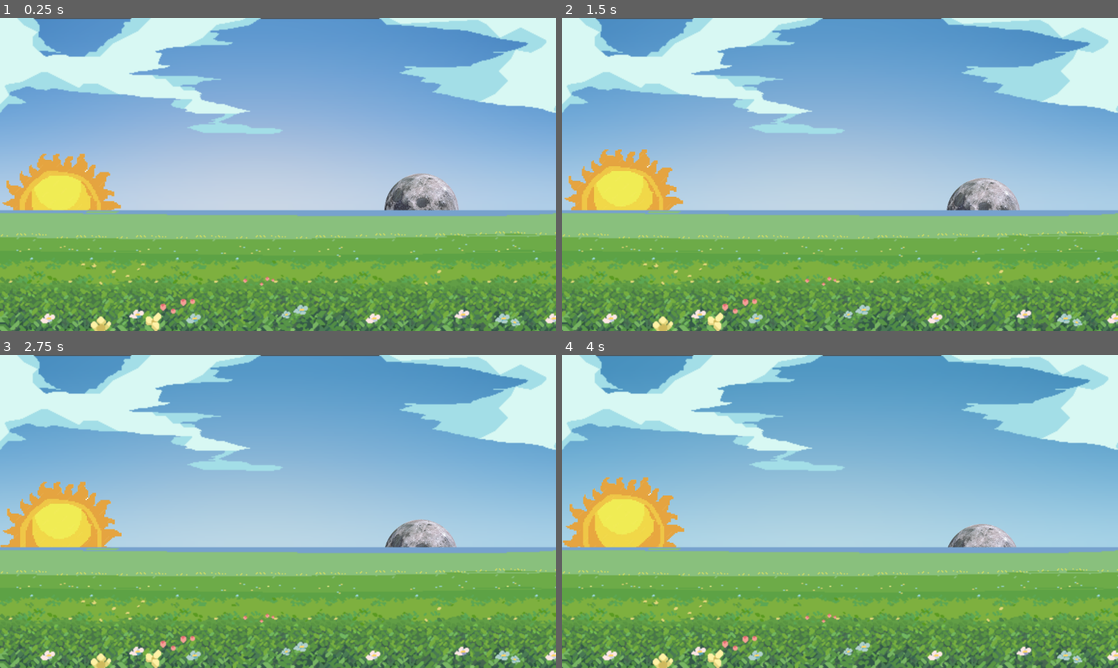
Above: before the commit, frames 1-4 (two rows, left to right).
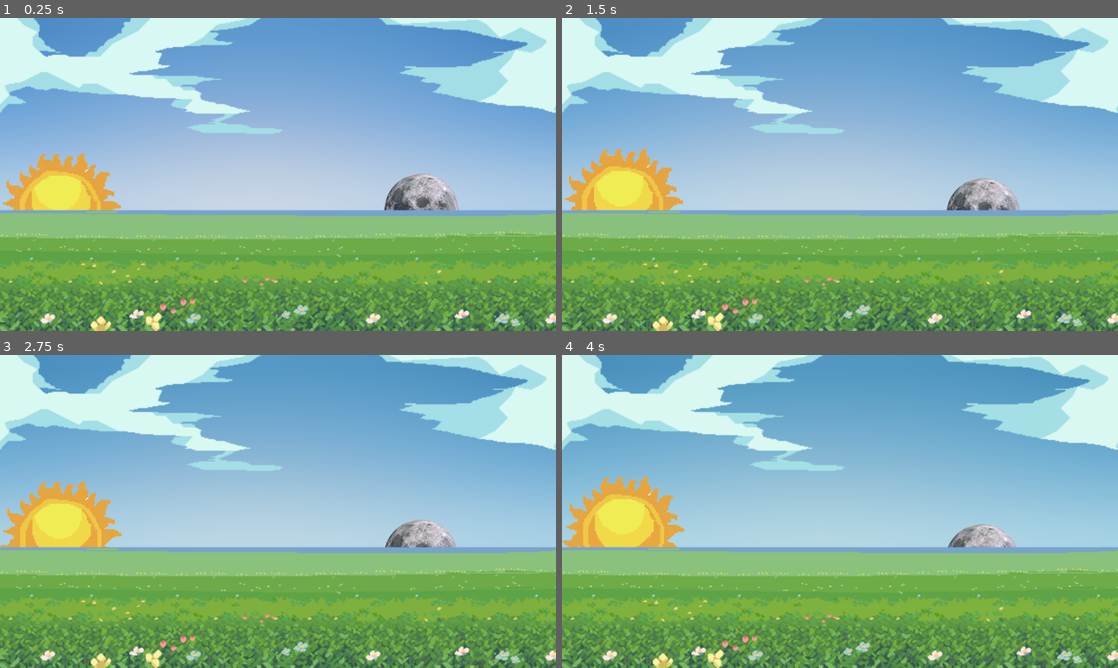
Above: after the commit, the same moments.

Repository: Wavesonics/BabyGame
Game: Godot game, scene res://main.tscn
Two runs of this game, one before a commit and one after it. Both use one fixed random seed, a clock stepped at 60 frames per second and the inputs below.
Inputs:
- Up to frame 1 (0.25 s): no input
- Up to frame 2 (1.5 s): no input
- Up to frame 3 (2.75 s): no input
- Up to frame 4 (4 s): no input

The runs differ from the first frame. In frame 1, 0.2% of the frame differs, in the area x 6-69%, y 0-1%; in frame 2, 0.2%; in frame 3, 0.2%; in frame 4, 0.2%.

Commit message:
fixed stuff
Fix overlays

Fix overlays

Diff:
--- a/CelestialObjects.gd
+++ b/CelestialObjects.gd
@@ -2,11 +2,9 @@
 
 @export var sun: Sprite2D
 @export var moon: Sprite2D
+@export var sky: Sprite2D
 @export var dayColor: ColorRect
 @export var nightColor: ColorRect
-@export var skyDay: Sprite2D
-@export var skyNight: Sprite2D
-
 
 # The radius of the circle along which the sprite will move.
 var radius: float = 250.0
@@ -15,14 +13,14 @@
 var speed: float = 2.0
 
 # Current angle of the sprite around the circle in radians.
-var angle: float = PI
+var curAngle: float = PI
 
 var original_position: Vector2
 var sky_mat: ShaderMaterial
 
 func _ready():
 	original_position = position
-	sky_mat = (skyDay.material as ShaderMaterial)
+	sky_mat = (sky.material as ShaderMaterial)
 
 func _process(delta: float) -> void:
 	# Get joystick axis values (Assuming default joystick mappings).
@@ -32,46 +30,59 @@
 	# Dead zone for stick drift
 	if abs(axis_value) > 0.1:
 		# Update the angle based on the joystick's horizontal input.
-		angle += speed * axis_value * delta
+		curAngle += speed * axis_value * delta
 	# If no stick input, animate on our own
 	else:
-		angle += 0.0005
+		curAngle += 0.0005
 
-	angle = wrapf(angle, -PI, PI)
+	curAngle = wrapf(curAngle, -PI, PI)
 
 	# Calculate the new position using polar to cartesian conversion.
-	var sunX = radius * cos(angle)*1.5
-	var sunY = radius * sin(angle)
+	var sunX = radius * cos(curAngle)*1.5
+	var sunY = radius * sin(curAngle)
 
-		# Calculate the new position using polar to cartesian conversion.
-	var moonX = radius * cos(angle)*1.5 * -1
-	var moonY = radius * sin(angle) * -1
+	# Calculate the new position using polar to cartesian conversion.
+	var moonX = radius * cos(curAngle)*1.5 * -1
+	var moonY = radius * sin(curAngle) * -1
 
 	# Update the sprite's position.
 	sun.global_position = Vector2(500, 400) + Vector2(sunX, sunY)
 	moon.global_position = Vector2(500, 400) + Vector2(moonX, moonY)
 
 	# Now update the day color
+	# 0.75 is dawn
 	# 1.0/0.0 is noon
+	# 0.25 is dusk
 	# 0.5 is midnight
-	var percentDay = map_angle_to_unit_range(angle)
+	var percentDay = map_angle_to_unit_range(curAngle)
 	sky_mat.set_shader_parameter("time_of_day", percentDay)
 
-	## Day time
-	#if percentDay < 0.25 or percentDay > 0.75:
-		#dayColor.color.a = 0.01
-		#skyDay.show()
-	#else:
-		#dayColor.color.a = 0.0
-		#skyDay.hide()
-
-	## Night time
-	#if percentDay > 0.25 and percentDay < 0.75:
-		#nightColor.color.a = 0.5
-		#skyNight.show()
-	#else:
-		#nightColor.color.a = 0.0
-		#skyNight.hide()
+	# Day time
+	if percentDay < 0.25 or percentDay > 0.75:
+		if $NightAmbience.is_playing():
+			$DayAmbience.play()
+			$NightAmbience.stop()
+		dayColor.show()
+		nightColor.hide()
+		if percentDay > 0.5:
+			var percentDawn = clampf(((percentDay - 0.75) / 0.25), 0.0, 1.0)
+			dayColor.modulate.a = percentDawn
+		else:
+			var percentDusk = clampf(((0.25 - percentDay) / 0.25), 0.0, 1.0)
+			dayColor.modulate.a = percentDusk
+	# Night time
+	else:
+		if $DayAmbience.is_playing():
+			$DayAmbience.stop()
+			$NightAmbience.play()
+		dayColor.hide()
+		nightColor.show()
+		if percentDay < 0.5:
+			var percentDusk = clampf(1.0 - ((0.5 - percentDay)/0.25), 0.0, 1.0)
+			nightColor.modulate.a = percentDusk
+		else:
+			var percentDawn = clampf(((0.75 - percentDay)/0.25), 0.0, 1.0)
+			nightColor.modulate.a = percentDawn
 
 func map_angle_to_unit_range(angle):
 	# Offset the angle by 90 degrees (PI/2 radians)
--- a/SkyDay.gd
+++ /dev/null
@@ -1,11 +0,0 @@
-extends Sprite2D
-
-func _ready():
-	visibility_changed.connect(_on_visibility_changes)
-	$Ambience.play()
-
-func _on_visibility_changes():
-	if visible:
-		$Ambience.play()
-	else:
-		$Ambience.stop()
--- a/SkyNight.gd
+++ /dev/null
@@ -1,10 +0,0 @@
-extends Sprite2D
-
-func _ready():
-	visibility_changed.connect(_on_visibility_changes)
-
-func _on_visibility_changes():
-	if visible:
-		$Ambience.play()
-	else:
-		$Ambience.stop()
--- a/main.gd
+++ /dev/null
@@ -1,10 +0,0 @@
-extends Node2D
-
-func _ready():
-	pass
-
-func _input(event):
-	pass
-
-func _process(delta):
-	pass
--- a/main.tscn
+++ b/main.tscn
@@ -1,7 +1,5 @@
-[gd_scene load_steps=28 format=3 uid="uid://bv87x84cfrbyp"]
+[gd_scene load_steps=25 format=3 uid="uid://bv87x84cfrbyp"]
 
-[ext_resource type="Script" path="res://main.gd" id="1_muxl5"]
-[ext_resource type="Script" path="res://SkyNight.gd" id="3_7esiq"]
 [ext_resource type="Texture2D" uid="uid://bif3fr6pv6jhq" path="res://assets/background/1.png" id="3_mydq3"]
 [ext_resource type="AudioStream" uid="uid://b4w0c6h1u88mj" path="res://assets/background/ambience-night.mp3" id="3_yluxt"]
 [ext_resource type="Texture2D" uid="uid://blcwbld1r4ma" path="res://assets/background/3.png" id="4_4qynr"]
@@ -11,7 +9,6 @@
 [ext_resource type="Texture2D" uid="uid://c3hnkd4l4vt70" path="res://assets/background/sun.png" id="5_bw7mx"]
 [ext_resource type="CompressedTexture2DArray" uid="uid://bc27o11rtjcqx" path="res://assets/background/skys.png" id="5_n0qxx"]
 [ext_resource type="Texture2D" uid="uid://wf62gr83rdfa" path="res://assets/background/moon.png" id="5_xociv"]
-[ext_resource type="Script" path="res://SkyDay.gd" id="6_8dnad"]
 [ext_resource type="Script" path="res://CelestialObjects.gd" id="6_jsfoj"]
 [ext_resource type="Texture2D" uid="uid://d0rov5fwlqvto" path="res://assets/background/4.png" id="7_ay8jm"]
 [ext_resource type="PackedScene" uid="uid://c1fa4m5wl7jog" path="res://entities/cow/Cow.tscn" id="8_yvqox"]
@@ -34,48 +31,34 @@
 shader_parameter/num_images = 4
 shader_parameter/crossfade_images = ExtResource("5_n0qxx")
 
-[sub_resource type="CanvasItemMaterial" id="CanvasItemMaterial_03ifq"]
-blend_mode = 3
+[sub_resource type="GDScript" id="GDScript_csktl"]
+script/source = "extends Sprite2D
 
-[sub_resource type="CanvasItemMaterial" id="CanvasItemMaterial_v0uc4"]
-blend_mode = 3
+func _ready():
+	pass
+"
 
 [node name="Main" type="Node2D"]
-script = ExtResource("1_muxl5")
 
 [node name="Background" type="Node2D" parent="."]
 
-[node name="SkyNight" type="Sprite2D" parent="Background"]
-position = Vector2(578, 326)
-scale = Vector2(2, 2)
-script = ExtResource("3_7esiq")
-
-[node name="Ambience" type="AudioStreamPlayer" parent="Background/SkyNight"]
-stream = ExtResource("3_yluxt")
-volume_db = -4.0
-
-[node name="SkyDay" type="Sprite2D" parent="Background"]
+[node name="Sky" type="Sprite2D" parent="Background"]
 texture_filter = 3
 texture_repeat = 2
 material = SubResource("ShaderMaterial_hpdj5")
-position = Vector2(576, 326)
+position = Vector2(576, 324)
 scale = Vector2(2, 2)
 texture = ExtResource("3_mydq3")
-script = ExtResource("6_8dnad")
+script = SubResource("GDScript_csktl")
 
-[node name="Ambience" type="AudioStreamPlayer" parent="Background/SkyDay"]
-stream = ExtResource("5_55yh7")
-volume_db = -10.0
-
-[node name="CelestialObjects" type="Node2D" parent="Background" node_paths=PackedStringArray("sun", "moon", "dayColor", "nightColor", "skyDay", "skyNight")]
+[node name="CelestialObjects" type="Node2D" parent="Background" node_paths=PackedStringArray("sun", "moon", "sky", "dayColor", "nightColor")]
 position = Vector2(562, 303)
 script = ExtResource("6_jsfoj")
 sun = NodePath("Sun")
 moon = NodePath("Moon")
-dayColor = NodePath("../DayColor")
-nightColor = NodePath("../NightColor")
-skyDay = NodePath("../SkyDay")
-skyNight = NodePath("../SkyNight")
+sky = NodePath("../Sky")
+dayColor = NodePath("../../Control/DayColor")
+nightColor = NodePath("../../Control/NightColor")
 
 [node name="Sun" type="Sprite2D" parent="Background/CelestialObjects"]
 position = Vector2(6, -226)
@@ -86,6 +69,15 @@
 position = Vector2(-3, 323)
 scale = Vector2(0.351562, 0.351562)
 texture = ExtResource("5_xociv")
+
+[node name="DayAmbience" type="AudioStreamPlayer" parent="Background/CelestialObjects"]
+stream = ExtResource("5_55yh7")
+volume_db = -10.0
+autoplay = true
+
+[node name="NightAmbience" type="AudioStreamPlayer" parent="Background/CelestialObjects"]
+stream = ExtResource("3_yluxt")
+volume_db = -4.0
 
 [node name="Background" type="Sprite2D" parent="Background"]
 position = Vector2(576, 324)
@@ -135,20 +127,32 @@
 [node name="StormCloud" parent="Background" instance=ExtResource("24_4l2w0")]
 position = Vector2(1034, 255)
 
-[node name="DayColor" type="ColorRect" parent="Background"]
-visible = false
-material = SubResource("CanvasItemMaterial_03ifq")
-offset_right = 40.0
-offset_bottom = 40.0
-scale = Vector2(28.84, 16.2)
-color = Color(1, 1, 0.145098, 0.00392157)
-
-[node name="NightColor" type="ColorRect" parent="Background"]
-visible = false
-material = SubResource("CanvasItemMaterial_v0uc4")
+[node name="Control" type="Control" parent="."]
+layout_mode = 3
+anchors_preset = 15
+anchor_right = 1.0
+anchor_bottom = 1.0
 offset_right = 1152.0
 offset_bottom = 648.0
-color = Color(0.113725, 0.156863, 0.470588, 0.760784)
+grow_horizontal = 2
+grow_vertical = 2
 
-[node name="VisibleOnScreenNotifier2D" type="VisibleOnScreenNotifier2D" parent="."]
-rect = Rect2(0, 0, 20, 20)
+[node name="DayColor" type="ColorRect" parent="Control"]
+visible = false
+layout_mode = 1
+anchors_preset = -1
+anchor_right = 1.0
+anchor_bottom = 1.0
+grow_horizontal = 2
+grow_vertical = 2
+color = Color(1, 1, 0.145098, 0.117647)
+
+[node name="NightColor" type="ColorRect" parent="Control"]
+visible = false
+layout_mode = 1
+anchors_preset = 15
+anchor_right = 1.0
+anchor_bottom = 1.0
+grow_horizontal = 2
+grow_vertical = 2
+color = Color(0.113725, 0.156863, 0.333333, 0.745098)
